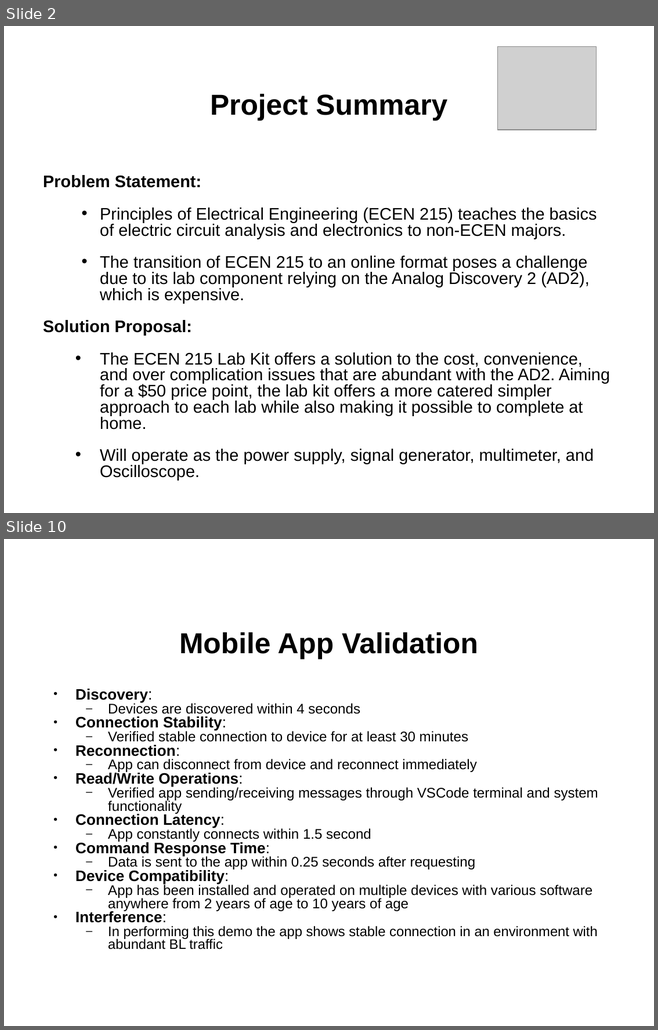
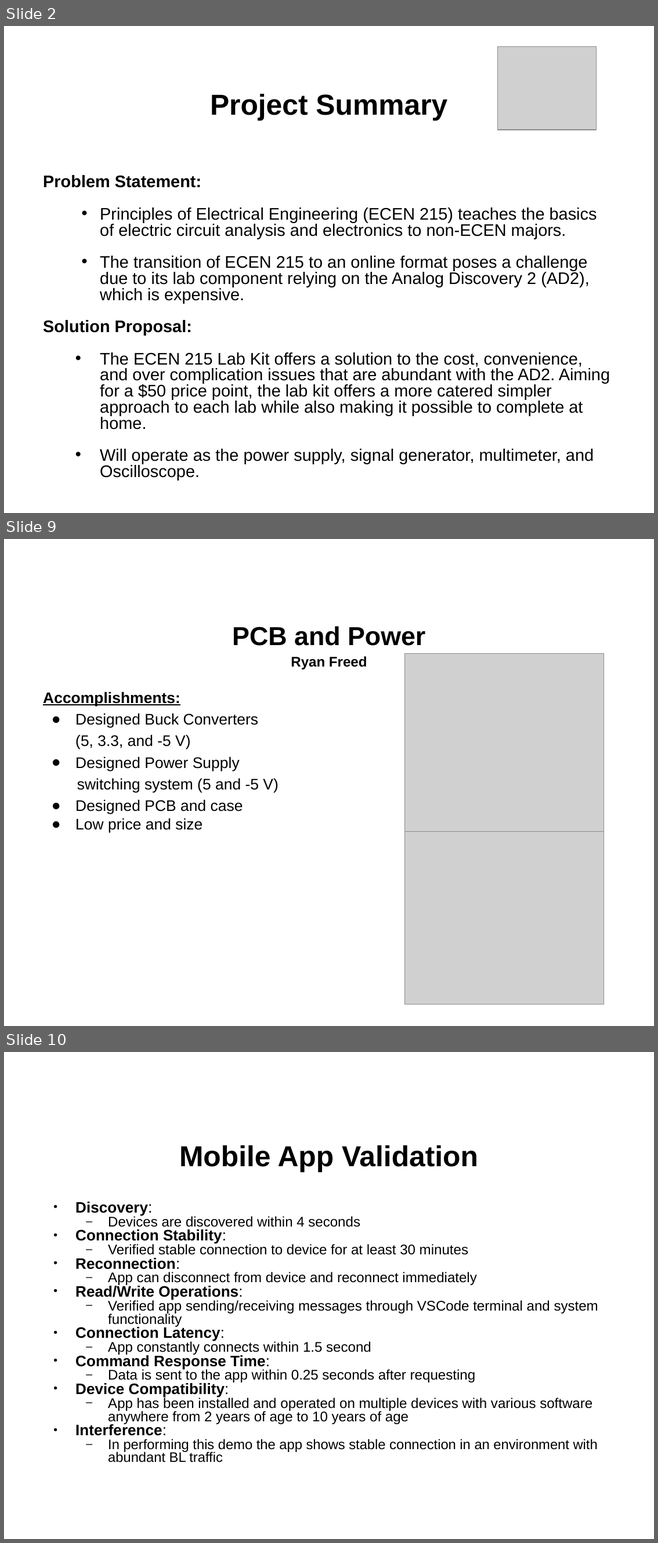
Before and after one commit to l-diazsantini/ECEN215LabKit, a slide deck: Documents/ECEN 404/Virtual Project Showcase.pptx. Shown one above the other, each under a label of ours: slides 2 and 10 before the commit, slides 2, 9 and 10 after it; the slides between them are not shown. The pictures are 658x1030 and 658x1543 pixels, drawn with LibreOffice and Linux fonts; fonts in the diff are those of the drawing; grey boxes stand for pictures; background and template pictures are left out. Boxes give left, top, right and bottom in pixels: in the first picture for what was removed or moved away, otherwise in the second. Text is boxed around its words. In the diff, an @@ line names an element or a change of style, - is before the commit and + after.

```diff
--- a/Documents/ECEN 404/Virtual Project Showcase.pptx
+++ b/Documents/ECEN 404/Virtual Project Showcase.pptx
@@ slide 9 added at (x1=4, y1=539, x2=654, y2=1026), background picture (left out) @@
@@ title added at (x1=232, y1=626, x2=425, y2=669), 28.8 pt, text #000000, bold @@
+PCB and Power
+Ryan Freed
@@ picture added at (x1=404, y1=654, x2=603, y2=832) @@
@@ text added at (x1=43, y1=692, x2=278, y2=833), 17 pt, text #000000 @@
+Accomplishments:
+● Designed Buck Converters
+(5, 3.3, and -5 V)
+● Designed Power Supply
+switching system (5 and -5 V)
+● Designed PCB and case
+● Low price and size
@@ picture added at (x1=404, y1=832, x2=603, y2=1005) @@
```
Also in this commit, not shown: 2 slides changed, 10 other slides added, 10 slides removed.
